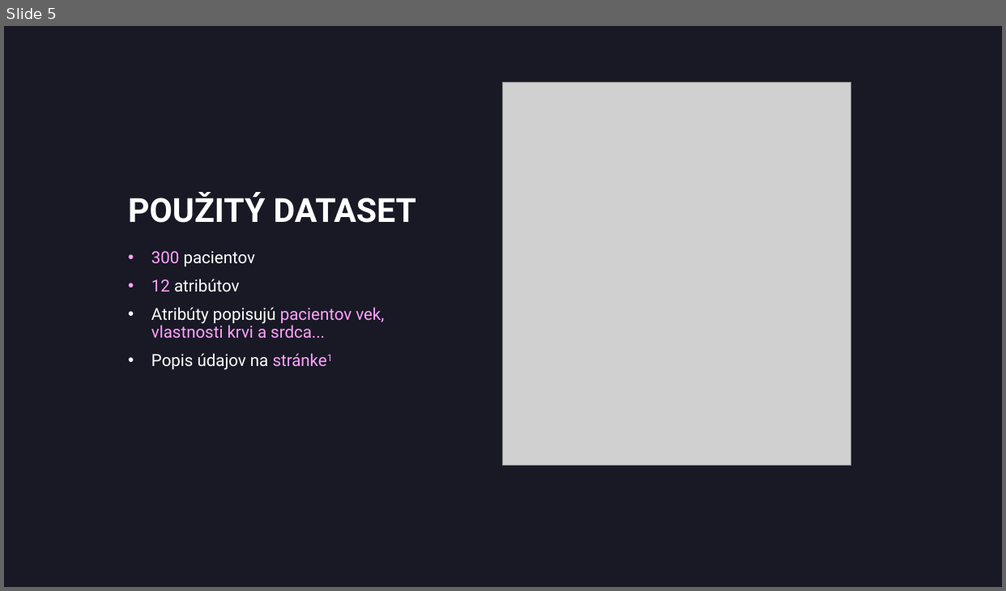
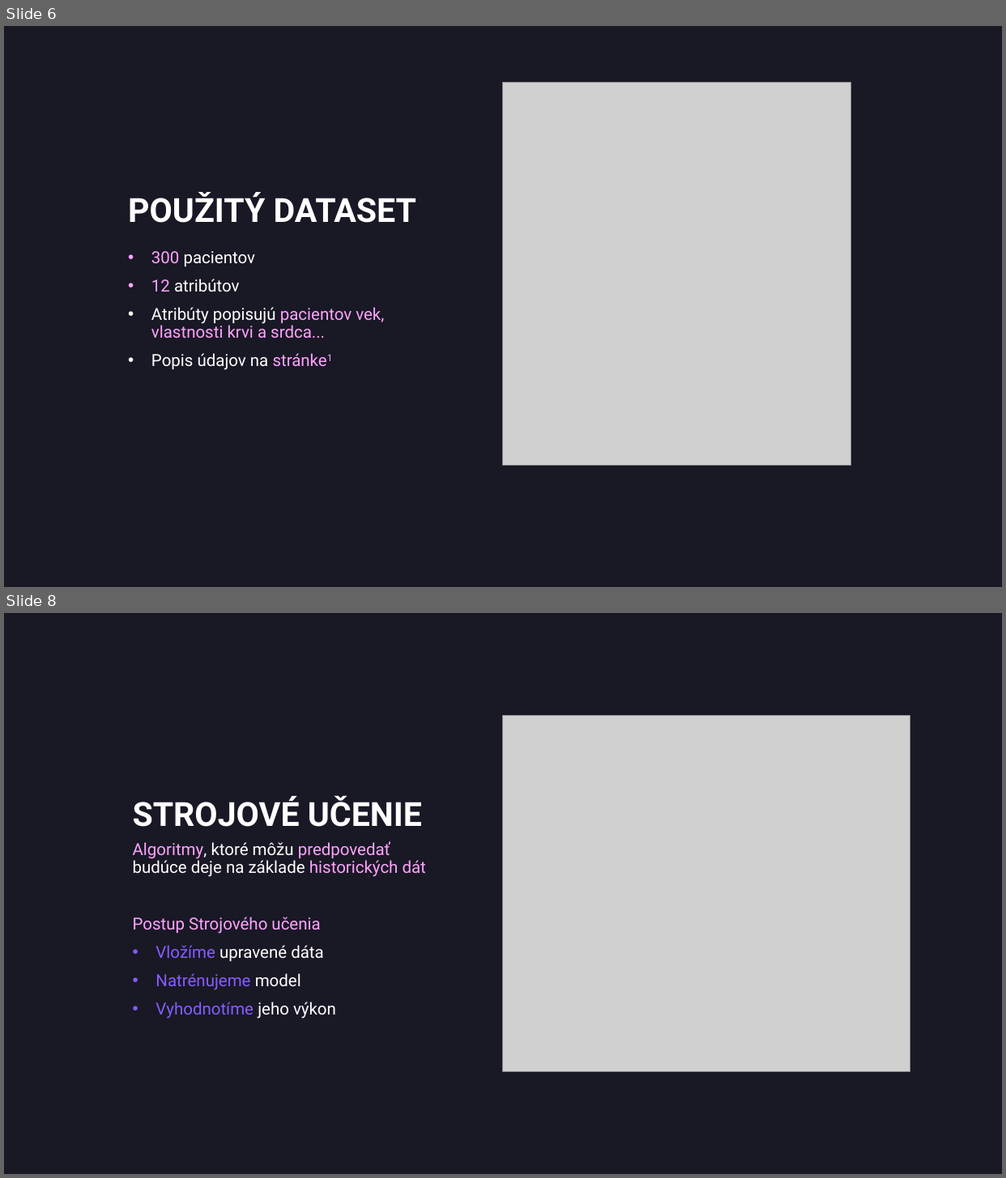
Before and after one commit to cenkner-maximilian/Predikcia-umrtnosti-u-pacientov-so-srdcovym-zlyhanim, a slide deck: slide-deck.pptx. Shown one above the other, each under a label of ours: slide 5 before the commit, slides 6 and 8 after it; the slides between them are not shown. The pictures are 1006x591 and 1006x1178 pixels, drawn with LibreOffice and Linux fonts; fonts in the diff are those of the drawing; grey boxes stand for pictures. Boxes give left, top, right and bottom in pixels: in the first picture for what was removed or moved away, otherwise in the second. Text is boxed around its words. In the diff, an @@ line names an element or a change of style, - is before the commit and + after.

```diff
--- a/slide-deck.pptx
+++ b/slide-deck.pptx
@@ slide 8 added at (4, 613, 1002, 1174), background #191825 @@
@@ picture added at (503, 716, 910, 1072) @@
@@ title added at (133, 795, 422, 827), 32 pt, text #FFFFFF, bold @@
+STROJOVÉ UČENIE
@@ text added at (133, 841, 426, 1019), 16 pt, text #FFA3FD @@
+Algoritmy, ktoré môžu predpovedať budúce deje na základe historických dát
+Postup Strojového učenia
+• Vložíme upravené dáta
+• Natrénujeme model
+• Vyhodnotíme jeho výkon
@@ what was slide 5 is now slide 6 @@
```
Also in this commit, not shown: 4 slides changed, 7 other slides added, 1 slide removed, 1 other file.
